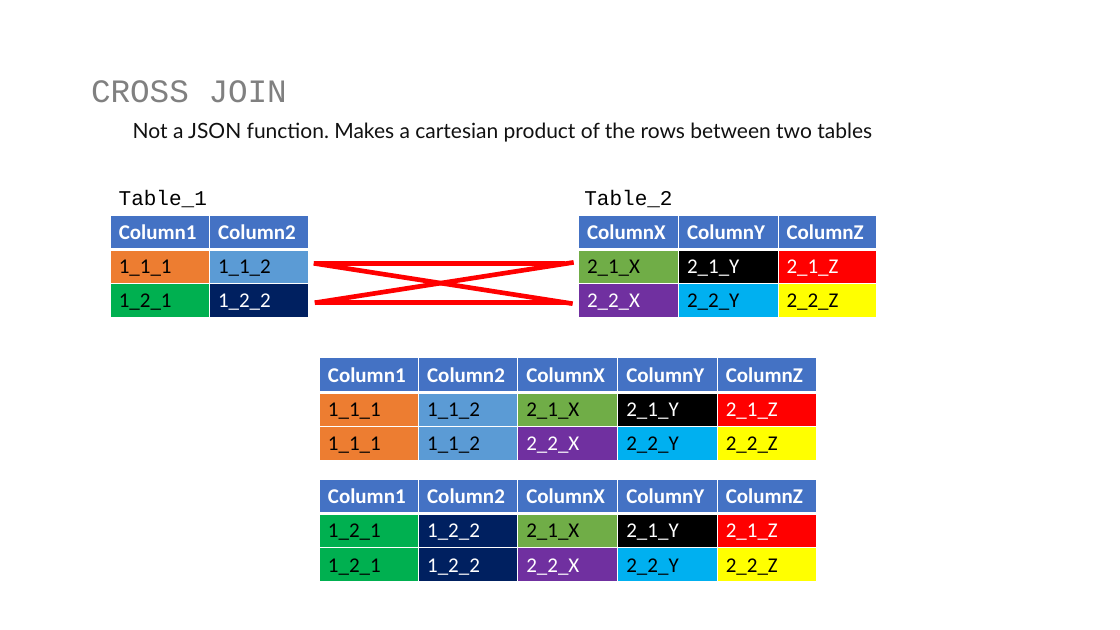
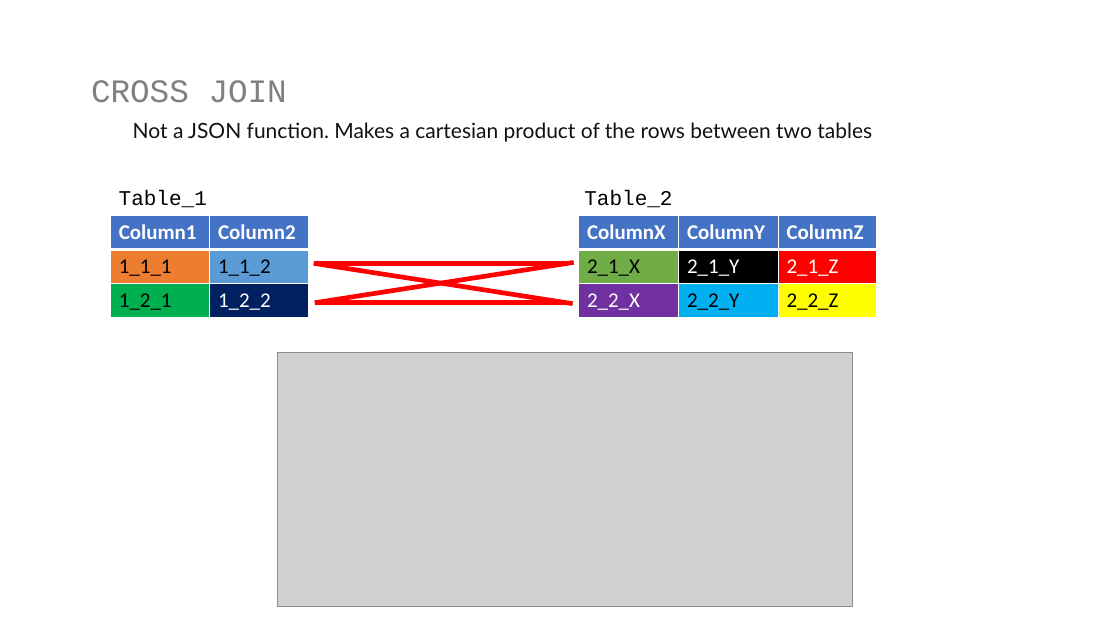
Before and after one commit to jbfoushee/MyPresentations, a slide deck: slide 50 of TSQL_JSON_Operators/TSQL_JSON_Operators.pptx (slide 48 before the commit). Drawn at 1120x630 pixels with LibreOffice and Linux fonts; fonts in the diff are those of the drawing; grey boxes stand for pictures. Boxes give left, top, right and bottom in pixels: in the first picture for what was removed or moved away, otherwise in the second. Text is boxed around its words. In the diff, an @@ line names an element or a change of style, - is before the commit and + after.

```diff
--- a/TSQL_JSON_Operators/TSQL_JSON_Operators.pptx
+++ b/TSQL_JSON_Operators/TSQL_JSON_Operators.pptx
@@ picture added at bbox=[277, 353, 852, 607] @@
@@ table removed at bbox=[319, 358, 815, 460], 3 rows, 5 columns @@
-Column1 | Column2 | ColumnX | ColumnY | ColumnZ
-1_1_1 | 1_1_2 | 2_1_X | 2_1_Y | 2_1_Z
-1_1_1 | 1_1_2 | 2_2_X | 2_2_Y | 2_2_Z
@@ table removed at bbox=[319, 480, 815, 582], 3 rows, 5 columns @@
-Column1 | Column2 | ColumnX | ColumnY | ColumnZ
-1_2_1 | 1_2_2 | 2_1_X | 2_1_Y | 2_1_Z
-1_2_1 | 1_2_2 | 2_2_X | 2_2_Y | 2_2_Z
```
Also in this commit, not shown: 27 other slides changed, 5 slides added, 34 slides removed, 5 other files.
